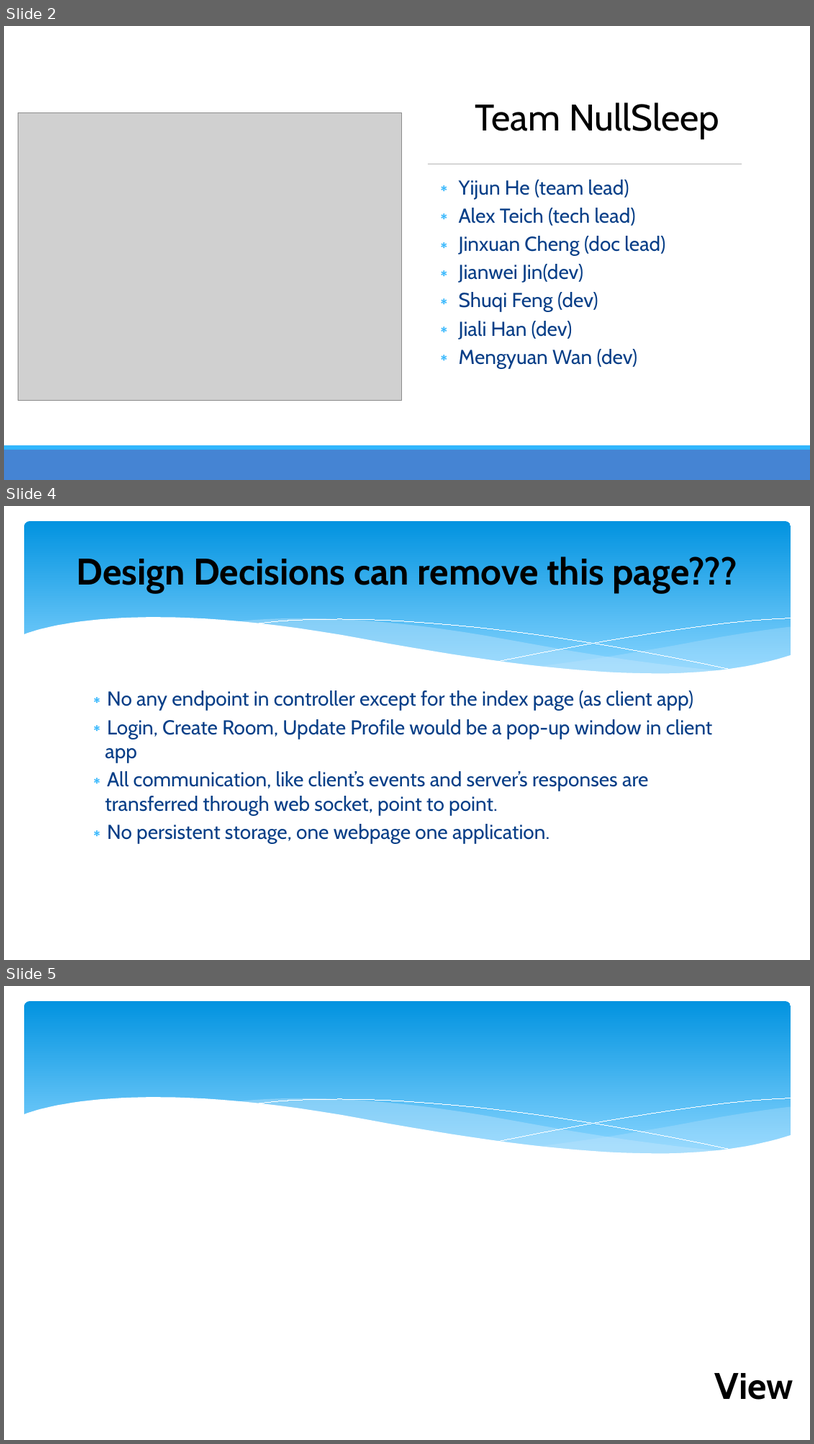
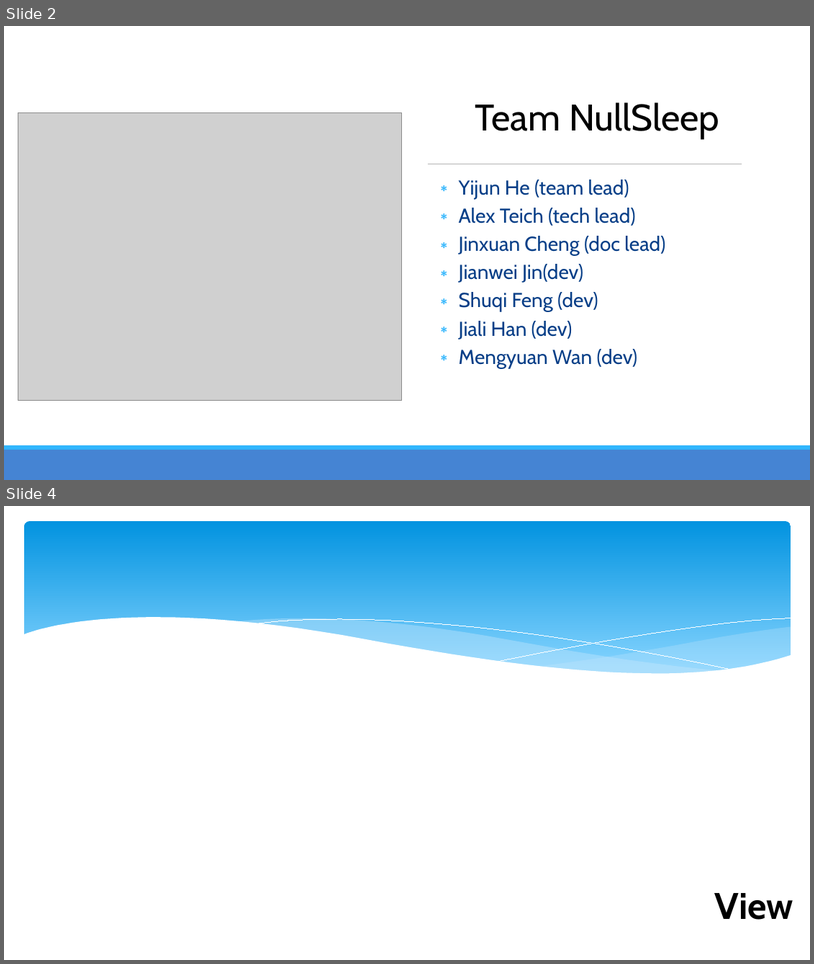
Before and after one commit to Gene-He/ChatApp, a slide deck: src/main/resources/HW10PPT.pptx. Shown one above the other, each under a label of ours: slides 2, 4 and 5 before the commit, slides 2 and 4 after it; the slides between them are not shown. The pictures are 814x1444 and 814x964 pixels, drawn with LibreOffice and Linux fonts; fonts in the diff are those of the drawing; grey boxes stand for pictures; background and template pictures are left out. Boxes give left, top, right and bottom in pixels: in the first picture for what was removed or moved away, otherwise in the second. Text is boxed around its words. In the diff, an @@ line names an element or a change of style, - is before the commit and + after.

```diff
--- a/src/main/resources/HW10PPT.pptx
+++ b/src/main/resources/HW10PPT.pptx
@@ slide 4 removed at [4, 506, 810, 960], background #FFFFFF; not listed: 6 template elements that a slide beside it also shows @@
@@ title removed at [76, 556, 738, 592] @@
-Design Decisions can remove this page???
@@ text removed at [105, 690, 712, 844] @@
-∗ No any endpoint in controller except for the index page (as client app)
-∗ Login, Create Room, Update Profile would be a pop-up window in client app
-∗ All communication, like client’s events and server’s responses are transferred through web socket, point to point.
-∗ No persistent storage, one webpage one application.
@@ what was slide 5 is now slide 4 @@
```
Also in this commit, not shown: 3 slides changed, 2 slides added, 3 other slides removed.
